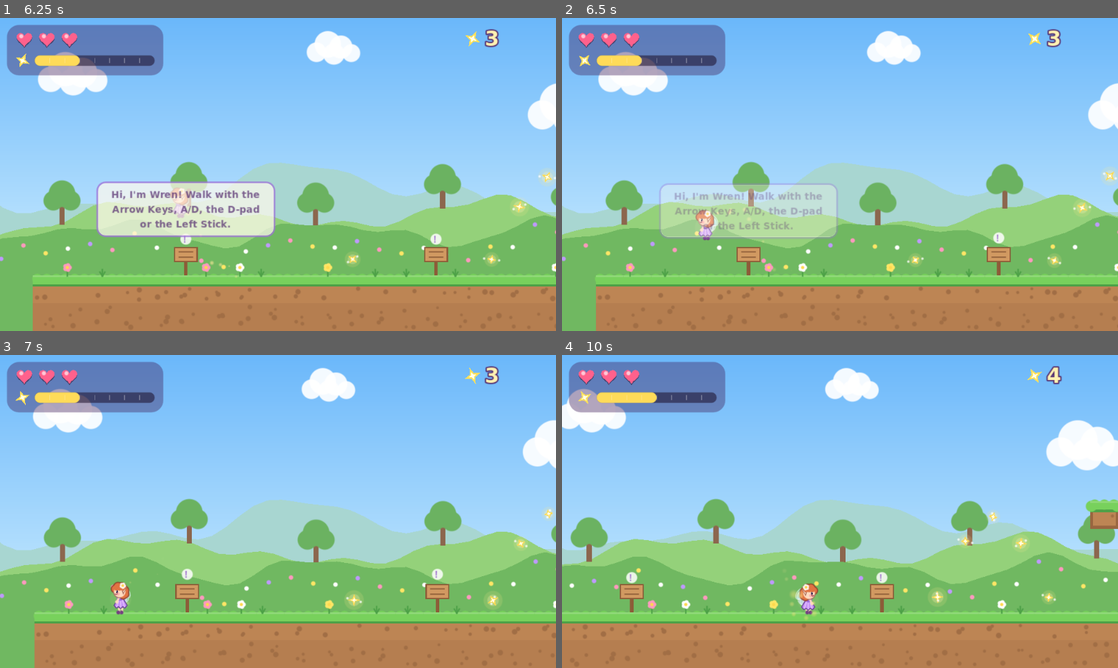
Above: before the commit, frames 1-4 (two rows, left to right).
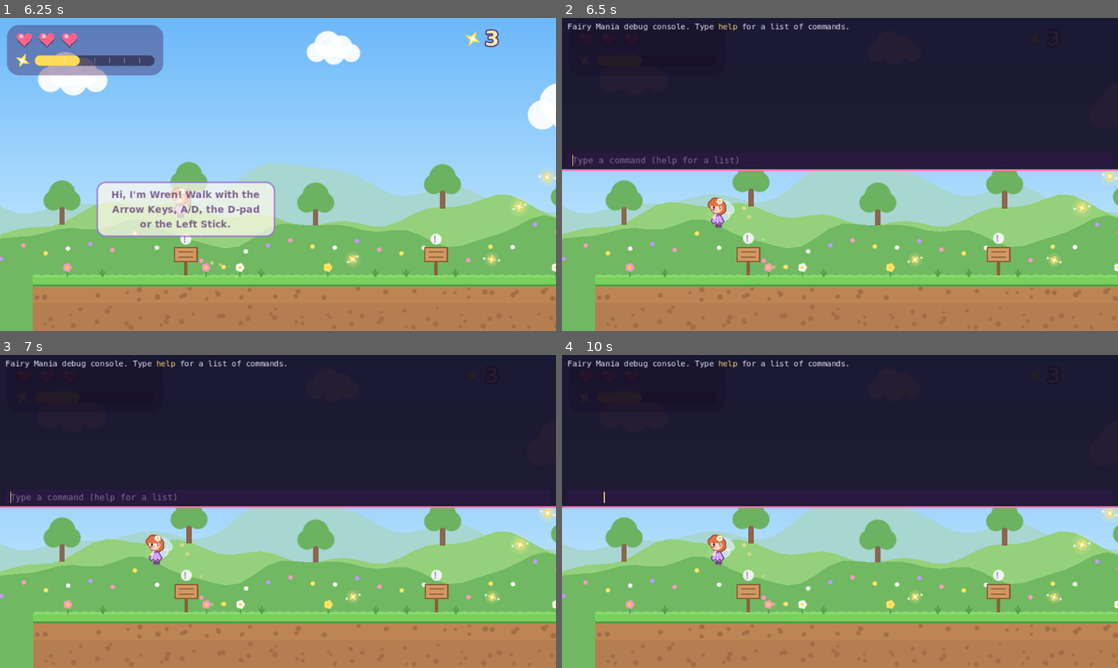
Above: after the commit, the same moments.

Repository: jkratz55/fairy-mania
Game: Godot game, scene res://scenes/ui/title_screen.tscn
The game is run twice, just before and just after one commit, with the same random seed, the same clock (stepped at 60 frames per second) and the same inputs.
Inputs:
- Up to frame 1 (6.25 s): click "Play!" at 0.5 s; hold Right (move_right) 1.28-2.03 s; tap Tab at 1.35, 2.1, 2.85, 3.6, 4.35, 5.85 s; tap Space (jump) at 1.52, 1.82, 2.27, 2.57, 3.77, 4.07, 4.52, 4.82, 6.02 s; hold Down (move_down) 2.03-2.78 s; hold Right (move_right) 2.78-3.53 s; hold Up (move_up) 3.53-4.28 s; hold Left (move_left) 4.28-5 s; tap Escape (pause) at 4.9 s; click "Keep Playing" at 5 s; hold Left (move_left) from 5.78 s (still down)
- Up to frame 2 (6.5 s): keep holding Left (move_left); tap Space (jump) at 6.32 s; tap ` (toggle_console, bound only after the commit) at 6.4 s
- Up to frame 3 (7 s): release Left (move_left) at 6.53 s; hold Down (move_down) from 6.53 s (still down); tap Tab at 6.6 s
- Up to frame 4 (10 s): release Down (move_down) at 7.28 s; hold Right (move_right) 7.28-8.03 s; tap Tab every 0.75 s from 7.35 to 9.6 s; tap Space (jump) at 7.52, 7.82, 8.27, 8.57, 9.02, 9.32 s; hold Up (move_up) 8.03-8.78 s; hold Right (move_right) 8.78-9.53 s; hold Down (move_down) from 9.53 s (still down)

Frame 1 is identical in both runs. In frame 2, 54% of the frame differs, in the area x 0-100%, y 0-100%; in frame 3, 50%; in frame 4, 64%.

Commit message:
Added debug console

Diff:
--- /dev/null
+++ b/autoload/debug_console.gd
@@ -0,0 +1,551 @@
+extends CanvasLayer
+## Developer console: press ~ (the key left of 1) to open it, then type `help`.
+## The game pauses while it is open. It only exists in debug builds (the editor and debug exports),
+## so players of a release build can never open it by accident.
+## Commands can also run at startup: `godot --path . -- --console "god on; level 3 40"`.
+
+const MAX_LINES: int = 300
+const MAX_HISTORY: int = 50
+const PANEL_HEIGHT: float = 176.0
+const COLOR_ECHO: String = "#b9a6e8"
+const COLOR_OK: String = "#9df0b4"
+const COLOR_ERROR: String = "#ff8fa8"
+const COLOR_NAME: String = "#ffd76e"
+
+
+class Command:
+	var usage: String
+	var description: String
+	## Called with the words typed after the command name.
+	var run: Callable
+
+	func _init(p_usage: String, p_description: String, p_run: Callable) -> void:
+		usage = p_usage
+		description = p_description
+		run = p_run
+
+
+var _commands: Dictionary[String, Command] = {}
+var _aliases: Dictionary[String, String] = {}
+var _history: PackedStringArray = PackedStringArray()
+var _history_index: int = 0
+var _was_paused: bool = false
+var _previous_focus: Control
+var _show_fps: bool = false
+
+var _panel: PanelContainer
+var _output: RichTextLabel
+var _line: LineEdit
+var _status: Label
+
+
+func _ready() -> void:
+	layer = 110  # Above the scene fade, so it stays readable during level changes.
+	process_mode = Node.PROCESS_MODE_ALWAYS
+	if not OS.is_debug_build():
+		set_process(false)
+		set_process_input(false)
+		return
+	_build_ui()
+	_register_commands()
+	_print("Fairy Mania debug console. Type [color=%s]help[/color] for a list of commands." % COLOR_NAME)
+	_run_startup_commands()
+
+
+func _process(_delta: float) -> void:
+	var flags: PackedStringArray = PackedStringArray()
+	if Game.debug_invincible:
+		flags.append("GOD")
+	if Game.debug_infinite_flight:
+		flags.append("INFINITE FLIGHT")
+	if not is_equal_approx(Engine.time_scale, 1.0):
+		flags.append("SPEED x%.2f" % Engine.time_scale)
+	if _show_fps:
+		flags.append("%d FPS" % Engine.get_frames_per_second())
+	_status.text = "  ".join(flags)
+	_status.visible = not flags.is_empty()
+
+
+func _input(event: InputEvent) -> void:
+	if event.is_action_pressed("toggle_console"):
+		if is_open():
+			close()
+		else:
+			open()
+		get_viewport().set_input_as_handled()
+		return
+	if not is_open():
+		return
+	if event.is_action_pressed("ui_cancel"):
+		close()
+		get_viewport().set_input_as_handled()
+		return
+	var key := event as InputEventKey
+	if key == null or not key.pressed:
+		return
+	match key.keycode:
+		KEY_UP:
+			_browse_history(-1)
+			get_viewport().set_input_as_handled()
+		KEY_DOWN:
+			_browse_history(1)
+			get_viewport().set_input_as_handled()
+		KEY_TAB:
+			_complete()
+			get_viewport().set_input_as_handled()
+
+
+func is_open() -> bool:
+	return _panel != null and _panel.visible
+
+
+func open() -> void:
+	if is_open():
+		return
+	_was_paused = get_tree().paused
+	get_tree().paused = true
+	_previous_focus = get_viewport().gui_get_focus_owner()
+	_panel.show()
+	_line.clear()
+	_line.grab_focus()
+	_line.edit()
+
+
+func close() -> void:
+	if not is_open():
+		return
+	_panel.hide()
+	_line.release_focus()
+	get_tree().paused = _was_paused
+	if is_instance_valid(_previous_focus) and _previous_focus.is_inside_tree() and _previous_focus.is_visible_in_tree():
+		_previous_focus.grab_focus()
+	_previous_focus = null
+
+
+## Runs one console line, e.g. "level 3 40".
+func execute(line: String) -> void:
+	var words: PackedStringArray = line.strip_edges().split(" ", false)
+	if words.is_empty():
+		return
+	var command_name: String = words[0].to_lower()
+	command_name = _aliases.get(command_name, command_name)
+	if not _commands.has(command_name):
+		_error("Unknown command '%s'. Type help for a list." % _escape(words[0]))
+		return
+	_commands[command_name].run.call(words.slice(1))
+
+
+# --- Commands -----------------------------------------------------------------
+
+func _register_commands() -> void:
+	_add("help", "help [command]", "List commands, or explain one.", _cmd_help)
+	_add("levels", "levels", "List every level and whether it is unlocked.", _cmd_levels)
+	_add("level", "level <number> [column]", "Warp to a level, optionally starting at a tile column.", _cmd_level, ["warp", "lvl"])
+	_add("restart", "restart", "Restart the current level.", _cmd_restart)
+	_add("next", "next", "Finish the current level and go on to the next one.", _cmd_next, ["skip"])
+	_add("title", "title", "Go back to the title screen.", _cmd_title)
+	_add("god", "god [on|off]", "Toggle invincibility: no damage, and pits float you back up.", _cmd_god, ["invincible"])
+	_add("fly", "fly", "Fill the dust meter and start flying.", _cmd_fly)
+	_add("infiniteflight", "infiniteflight [on|off]", "Toggle flight that never runs out.", _cmd_infinite_flight, ["ifly"])
+	_add("dust", "dust <amount>", "Give Wren pixie dust.", _cmd_dust)
+	_add("hearts", "hearts [amount]", "Set Wren's hearts (full if no amount).", _cmd_hearts, ["heal"])
+	_add("goto", "goto <column>", "Teleport to a tile column in this level.", _cmd_goto, ["tp"])
+	_add("kill", "kill", "Knock Wren out (respawns at the last lantern).", _cmd_kill)
+	_add("unlock", "unlock <count|all>", "Set how many levels are unlocked (saved).", _cmd_unlock)
+	_add("speed", "speed <multiplier>", "Change the game speed (1 is normal, 0.25 to 4).", _cmd_speed)
+	_add("mute", "mute [on|off]", "Toggle all sound.", _cmd_mute)
+	_add("fps", "fps [on|off]", "Toggle the frames-per-second readout.", _cmd_fps)
+	_add("clear", "clear", "Clear the console.", _cmd_clear, ["cls"])
+	_add("close", "close", "Close the console (or press ~ / Esc).", _cmd_close, ["exit"])
+
+
+func _add(command_name: String, usage: String, description: String, run: Callable, aliases: Array[String] = []) -> void:
+	_commands[command_name] = Command.new(usage, description, run)
+	for alias: String in aliases:
+		_aliases[alias] = command_name
+
+
+func _cmd_help(args: PackedStringArray) -> void:
+	if not args.is_empty():
+		var command_name: String = args[0].to_lower()
+		command_name = _aliases.get(command_name, command_name)
+		if not _commands.has(command_name):
+			_error("Unknown command '%s'." % _escape(args[0]))
+			return
+		var command: Command = _commands[command_name]
+		_print("[color=%s]%s[/color]  %s" % [COLOR_NAME, command.usage, command.description])
+		var aliases: PackedStringArray = PackedStringArray()
+		for alias: String in _aliases:
+			if _aliases[alias] == command_name:
+				aliases.append(alias)
+		if not aliases.is_empty():
+			_print("  also: " + ", ".join(aliases))
+		return
+	for command_name: String in _commands:
+		var command: Command = _commands[command_name]
+		_print("[color=%s]%s[/color]  %s" % [COLOR_NAME, command.usage, command.description])
+	_print("Up/Down: history   Tab: complete   ~ or Esc: close")
+
+
+func _cmd_levels(_args: PackedStringArray) -> void:
+	for i: int in Game.level_count():
+		var data := load(Game.LEVELS[i]) as LevelData
+		var notes: String = "" if Game.is_level_unlocked(i) else "  locked"
+		if _level() != null and i == Game.current_level:
+			notes += "  <- you are here"
+		_print("%d. %s (%s)%s" % [i + 1, data.title, data.theme, notes])
+
+
+func _cmd_level(args: PackedStringArray) -> void:
+	if args.is_empty() or not args[0].is_valid_int():
+		_error("Usage: level <1-%d> [column]" % Game.level_count())
+		return
+	var number: int = args[0].to_int()
+	if number < 1 or number > Game.level_count():
+		_error("There are only %d levels." % Game.level_count())
+		return
+	if args.size() > 1:
+		if not args[1].is_valid_int():
+			_error("The column must be a whole number.")
+			return
+		Game.debug_start_column = maxi(args[1].to_int(), 0)
+	_ok("Warping to level %d..." % number)
+	_was_paused = false
+	close()
+	Game.start_level(number - 1)
+
+
+func _cmd_restart(_args: PackedStringArray) -> void:
+	if _require_level() == null:
+		return
+	_was_paused = false
+	close()
+	Game.restart_level()
+
+
+func _cmd_next(_args: PackedStringArray) -> void:
+	var level: Level = _require_level()
+	if level == null:
+		return
+	if level.is_finished():
+		_error("This level is already finished.")
+		return
+	_was_paused = false
+	close()
+	Game.complete_level(level.player.dust_total)
+
+
+func _cmd_title(_args: PackedStringArray) -> void:
+	_was_paused = false
+	close()
+	Game.go_to_title()
+
+
+func _cmd_god(args: PackedStringArray) -> void:
+	var value: Variant = _parse_toggle(args, Game.debug_invincible)
+	if value == null:
+		return
+	Game.debug_invincible = value
+	_ok("Invincibility %s." % _on_off(Game.debug_invincible))
+
+
+func _cmd_fly(_args: PackedStringArray) -> void:
+	var player: Player = _require_player()
+	if player == null:
+		return
+	player.fill_dust_meter()
+	_ok("Fly, Wren, fly!")
+
+
+func _cmd_infinite_flight(args: PackedStringArray) -> void:
+	var value: Variant = _parse_toggle(args, Game.debug_infinite_flight)
+	if value == null:
+		return
+	Game.debug_infinite_flight = value
+	_ok("Infinite flight %s." % _on_off(Game.debug_infinite_flight))
+	var player: Player = _player()
+	if Game.debug_infinite_flight and player != null and not player.is_flying:
+		_print("Use fly to take off.")
+
+
+func _cmd_dust(args: PackedStringArray) -> void:
+	var player: Player = _require_player()
+	if player == null:
+		return
+	if args.is_empty() or not args[0].is_valid_int() or args[0].to_int() < 1:
+		_error("Usage: dust <amount>")
+		return
+	player.add_dust(args[0].to_int())
+	_ok("Added %d dust (total %d)." % [args[0].to_int(), player.dust_total])
+
+
+func _cmd_hearts(args: PackedStringArray) -> void:
+	var player: Player = _require_player()
+	if player == null:
+		return
+	var amount: int = player.max_hearts
+	if not args.is_empty():
+		if not args[0].is_valid_int():
+			_error("Usage: hearts [1-%d]" % player.max_hearts)
+			return
+		amount = clampi(args[0].to_int(), 1, player.max_hearts)
+	player.hearts = amount
+	_ok("Hearts set to %d." % amount)
+
+
+func _cmd_goto(args: PackedStringArray) -> void:
+	var level: Level = _require_level()
+	if level == null:
+		return
+	if args.is_empty() or not args[0].is_valid_int():
+		_error("Usage: goto <0-%d>" % (level.columns - 1))
+		return
+	var column: int = clampi(args[0].to_int(), 0, level.columns - 1)
+	level.player.global_position = level.standing_position(column)
+	level.player.velocity = Vector2.ZERO
+	level.player.camera.reset_smoothing()
+	_ok("Teleported to column %d." % column)
+
+
+func _cmd_kill(_args: PackedStringArray) -> void:
+	var player: Player = _require_player()
+	if player == null:
+		return
+	if player.is_knocked_out():
+		_error("Wren is already knocked out.")
+		return
+	player.knock_out()
+	_ok("Oops!")
+
+
+func _cmd_unlock(args: PackedStringArray) -> void:
+	if args.is_empty():
+		_error("Usage: unlock <count|all>")
+		return
+	var count: int
+	if args[0].to_lower() == "all":
+		count = Game.level_count()
+	elif args[0].is_valid_int():
+		count = args[0].to_int()
+	else:
+		_error("Usage: unlock <count|all>")
+		return
+	Game.unlock_levels(count)
+	_ok("%d of %d levels unlocked. Reopen the title screen's level menu to see it." % [Game.unlocked_levels, Game.level_count()])
+
+
+func _cmd_speed(args: PackedStringArray) -> void:
+	if args.is_empty() or not args[0].is_valid_float():
+		_error("Usage: speed <0.25-4>")
+		return
+	Engine.time_scale = clampf(args[0].to_float(), 0.25, 4.0)
+	_ok("Game speed x%.2f." % Engine.time_scale)
+
+
+func _cmd_mute(args: PackedStringArray) -> void:
+	var master: int = AudioServer.get_bus_index("Master")
+	var value: Variant = _parse_toggle(args, AudioServer.is_bus_mute(master))
+	if value == null:
+		return
+	AudioServer.set_bus_mute(master, value)
+	_ok("Sound %s." % ("muted" if AudioServer.is_bus_mute(master) else "on"))
+
+
+func _cmd_fps(args: PackedStringArray) -> void:
+	var value: Variant = _parse_toggle(args, _show_fps)
+	if value == null:
+		return
+	_show_fps = value
+	_ok("FPS readout %s." % _on_off(_show_fps))
+
+
+func _cmd_clear(_args: PackedStringArray) -> void:
+	_output.clear()
+
+
+func _cmd_close(_args: PackedStringArray) -> void:
+	close()
+
+
+# --- Helpers ------------------------------------------------------------------
+
+func _level() -> Level:
+	return get_tree().current_scene as Level
+
+
+func _player() -> Player:
+	var level: Level = _level()
+	return level.player if level != null else null
+
+
+func _require_level() -> Level:
+	var level: Level = _level()
+	if level == null or level.player == null:
+		_error("Start a level first (try: level 1).")
+		return null
+	return level
+
+
+func _require_player() -> Player:
+	var level: Level = _require_level()
+	return level.player if level != null else null
+
+
+## Returns true/false for "on"/"off" (or flips `current` when no word is given), or null if invalid.
+func _parse_toggle(args: PackedStringArray, current: bool) -> Variant:
+	if args.is_empty():
+		return not current
+	match args[0].to_lower():
+		"on", "1", "true", "yes":
+			return true
+		"off", "0", "false", "no":
+			return false
+	_error("Expected on or off.")
+	return null
+
+
+func _on_off(value: bool) -> String:
+	return "on" if value else "off"
+
+
+func _on_submitted(text: String) -> void:
+	_line.clear()
+	var line: String = text.strip_edges()
+	if line.is_empty():
+		return
+	_echo(line)
+	if _history.is_empty() or _history[_history.size() - 1] != line:
+		_history.append(line)
+		if _history.size() > MAX_HISTORY:
+			_history.remove_at(0)
+	_history_index = _history.size()
+	execute(line)
+
+
+## Runs the `;`-separated commands passed with `-- --console "..."` once the first scene is up.
+func _run_startup_commands() -> void:
+	var args: PackedStringArray = OS.get_cmdline_user_args()
+	var index: int = args.find("--console")
+	if index < 0 or index + 1 >= args.size():
+		return
+	for i: int in 3:
+		await get_tree().process_frame
+	for line: String in args[index + 1].split(";", false):
+		_echo(line.strip_edges())
+		execute(line)
+
+
+func _echo(line: String) -> void:
+	_print("[color=%s]> %s[/color]" % [COLOR_ECHO, _escape(line)])
+
+
+func _browse_history(step: int) -> void:
+	if _history.is_empty():
+		return
+	_history_index = clampi(_history_index + step, 0, _history.size())
+	_line.text = _history[_history_index] if _history_index < _history.size() else ""
+	_line.caret_column = _line.text.length()
+
+
+func _complete() -> void:
+	var typed: String = _line.text.strip_edges().to_lower()
+	if typed.is_empty() or typed.contains(" "):
+		return
+	var matches: PackedStringArray = PackedStringArray()
+	for command_name: String in _commands:
+		if command_name.begins_with(typed):
+			matches.append(command_name)
+	if matches.size() == 1:
+		_line.text = matches[0] + " "
+		_line.caret_column = _line.text.length()
+	elif matches.size() > 1:
+		_print("  ".join(matches))
+
+
+func _print(bbcode: String) -> void:
+	print_rich("[console] " + bbcode)
+	_output.append_text(bbcode + "\n")
+	while _output.get_paragraph_count() > MAX_LINES:
+		_output.remove_paragraph(0)
+
+
+func _ok(text: String) -> void:
+	_print("[color=%s]%s[/color]" % [COLOR_OK, text])
+
+
+func _error(text: String) -> void:
+	_print("[color=%s]%s[/color]" % [COLOR_ERROR, text])
+
+
+func _escape(text: String) -> String:
+	return text.replace("[", "[lb]")
+
+
+func _build_ui() -> void:
+	var font := SystemFont.new()
+	font.font_names = PackedStringArray(["Menlo", "Consolas", "DejaVu Sans Mono", "Liberation Mono", "Monospace"])
+
+	_status = Label.new()
+	_status.set_anchors_and_offsets_preset(Control.PRESET_BOTTOM_RIGHT, Control.PRESET_MODE_MINSIZE, 6)
+	_status.grow_horizontal = Control.GROW_DIRECTION_BEGIN
+	_status.grow_vertical = Control.GROW_DIRECTION_BEGIN
+	_status.add_theme_font_override("font", font)
+	_status.add_theme_font_size_override("font_size", 9)
+	_status.add_theme_color_override("font_color", Color(1.0, 0.85, 0.45))
+	_status.add_theme_color_override("font_outline_color", Color(0.15, 0.08, 0.2))
+	_status.add_theme_constant_override("outline_size", 4)
+	_status.mouse_filter = Control.MOUSE_FILTER_IGNORE
+	_status.visible = false
+	add_child(_status)
+
+	_panel = PanelContainer.new()
+	_panel.set_anchors_preset(Control.PRESET_TOP_WIDE)
+	_panel.offset_bottom = PANEL_HEIGHT
+	var background := StyleBoxFlat.new()
+	background.bg_color = Color(0.08, 0.05, 0.14, 0.93)
+	background.border_width_bottom = 2
+	background.border_color = Color(0.96, 0.45, 0.7)
+	background.content_margin_left = 6.0
+	background.content_margin_right = 6.0
+	background.content_margin_top = 4.0
+	background.content_margin_bottom = 4.0
+	_panel.add_theme_stylebox_override("panel", background)
+	_panel.visible = false
+	add_child(_panel)
+
+	var column := VBoxContainer.new()
+	column.add_theme_constant_override("separation", 3)
+	_panel.add_child(column)
+
+	_output = RichTextLabel.new()
+	_output.bbcode_enabled = true
+	_output.scroll_following = true
+	_output.selection_enabled = true
+	_output.focus_mode = Control.FOCUS_NONE
+	_output.size_flags_vertical = Control.SIZE_EXPAND_FILL
+	_output.add_theme_font_override("normal_font", font)
+	_output.add_theme_font_size_override("normal_font_size", 9)
+	_output.add_theme_color_override("default_color", Color(0.93, 0.9, 0.98))
+	_output.add_theme_stylebox_override("normal", StyleBoxEmpty.new())
+	column.add_child(_output)
+
+	_line = LineEdit.new()
+	_line.placeholder_text = "Type a command (help for a list)"
+	_line.keep_editing_on_text_submit = true
+	_line.context_menu_enabled = false
+	_line.add_theme_font_override("font", font)
+	_line.add_theme_font_size_override("font_size", 10)
+	_line.add_theme_color_override("font_color", Color(1.0, 1.0, 1.0))
+	_line.add_theme_color_override("font_placeholder_color", Color(0.7, 0.65, 0.8, 0.6))
+	_line.add_theme_color_override("caret_color", Color(1.0, 0.85, 0.45))
+	var field := StyleBoxFlat.new()
+	field.bg_color = Color(0.16, 0.1, 0.25)
+	field.set_corner_radius_all(3)
+	field.content_margin_left = 6.0
+	field.content_margin_right = 6.0
+	field.content_margin_top = 2.0
+	field.content_margin_bottom = 2.0
+	for state: String in ["normal", "focus", "read_only"]:
+		_line.add_theme_stylebox_override(state, field)
+	_line.text_submitted.connect(_on_submitted)
+	column.add_child(_line)
--- a/autoload/game.gd
+++ b/autoload/game.gd
@@ -26,6 +26,10 @@
 var debug_start_column: int = -1
 ## Debug helper: start the next level already flying (set with `-- --fly`).
 var debug_start_flying: bool = false
+## Debug cheat (console `god`): Wren takes no damage and floats back up out of pits.
+var debug_invincible: bool = false
+## Debug cheat (console `infiniteflight`): flight never runs out.
+var debug_infinite_flight: bool = false
 
 var _fade_rect: ColorRect
 var _transitioning: bool = false
@@ -54,6 +58,12 @@
 
 func is_level_unlocked(index: int) -> bool:
 	return index < unlocked_levels
+
+
+## Sets how many levels are unlocked and saves it (used by the debug console).
+func unlock_levels(count: int) -> void:
+	unlocked_levels = clampi(count, 1, LEVELS.size())
+	_save_progress()
 
 
 func start_level(index: int) -> void:
--- a/project.godot
+++ b/project.godot
@@ -20,6 +20,7 @@
 
 Audio="*res://autoload/audio.gd"
 Game="*res://autoload/game.gd"
+DebugConsole="*res://autoload/debug_console.gd"
 
 [debug]
 
@@ -146,6 +147,11 @@
 "events": Array[InputEvent]([Object(InputEventKey,"resource_local_to_scene":false,"resource_name":"","device":-1,"windo …(213 unchanged characters)…
 ])
 }
+toggle_console={
+"deadzone": 0.5,
+"events": Array[InputEvent]([Object(InputEventKey,"resource_local_to_scene":false,"resource_name":"","device":-1,"window_id":0,"alt_pressed":false,"shift_pressed":false,"ctrl_pressed":false,"meta_pressed":false,"pressed":false,"keycode":0,"physical_keycode":96,"key_label":0,"unicode":0,"location":0,"echo":false,"script":null)
+])
+}
 
 [layer_names]
 
--- a/scenes/level/level.gd
+++ b/scenes/level/level.gd
@@ -194,7 +194,7 @@
 	player = PLAYER_SCENE.instantiate() as Player
 	player.position = start
 	if Game.debug_start_column >= 0:
-		player.position = _debug_start_position(Game.debug_start_column)
+		player.position = standing_position(Game.debug_start_column)
 		Game.debug_start_column = -1
 	player.level_bounds = Rect2(0.0, 0.0, float(columns * TILE), float(rows * TILE))
 	entities.add_child(player)
@@ -220,7 +220,8 @@
 	return _finished
 
 
-func _debug_start_position(column: int) -> Vector2:
+## Where Wren would stand on the highest floor in a column (debug spawns and the console's `goto`).
+func standing_position(column: int) -> Vector2:
 	var x: int = clampi(column, 0, columns - 1)
 	for y: int in range(1, rows):
 		if grid[y][x] in ["#", "="] and grid[y - 1][x] not in ["#", "="]:
--- a/scenes/player/player.gd
+++ b/scenes/player/player.gd
@@ -136,7 +136,7 @@
 			vertical = 1.0
 	velocity.y = move_toward(velocity.y, vertical * FLY_SPEED_Y, FLY_ACCEL * delta)
 	_gliding = false
-	if controls_enabled:
+	if controls_enabled and not Game.debug_infinite_flight:
 		flight_time_left -= delta
 		if flight_time_left <= 0.0:
 			end_flight()
@@ -173,7 +173,13 @@
 		global_position.y = level_bounds.position.y + 14.0
 		velocity.y = maxf(velocity.y, 0.0)
 	if global_position.y > level_bounds.end.y + 48.0:
-		knock_out()
+		if Game.debug_invincible:
+			# Debug safety net: pop back up and fly instead of being knocked out.
+			global_position.y = level_bounds.end.y - 64.0
+			fill_dust_meter()
+			velocity.y = -FLY_SPEED_Y * 2.0
+		else:
+			knock_out()
 
 
 func _update_visuals(delta: float, on_floor: bool) -> void:
@@ -271,7 +277,7 @@
 
 
 func hurt(from: Vector2) -> void:
-	if _knocked_out or _invulnerable_timer > 0.0 or not controls_enabled:
+	if _knocked_out or _invulnerable_timer > 0.0 or not controls_enabled or Game.debug_invincible:
 		return
 	hearts -= 1
 	if hearts <= 0:
Not shown, added: autoload/debug_console.gd.uid
